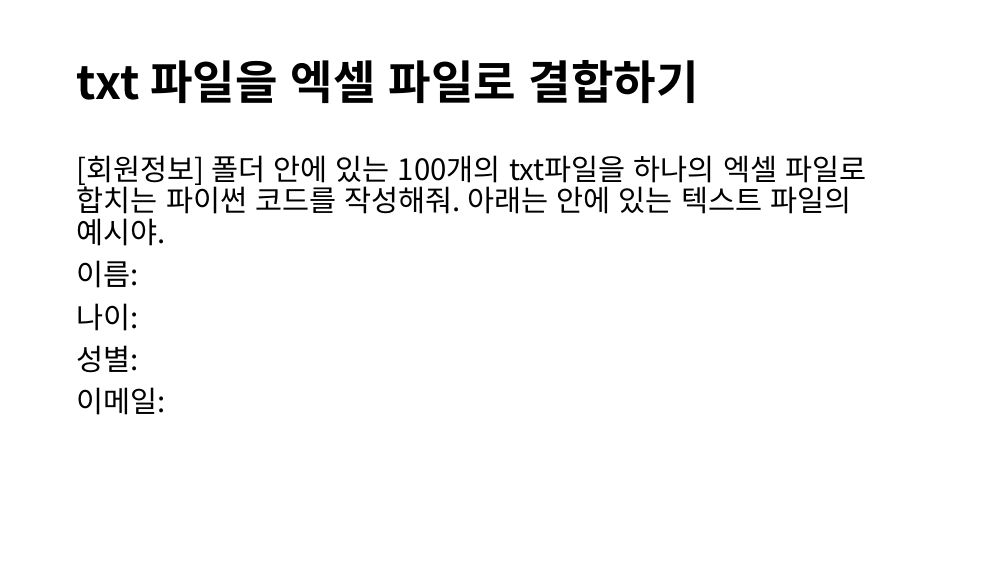
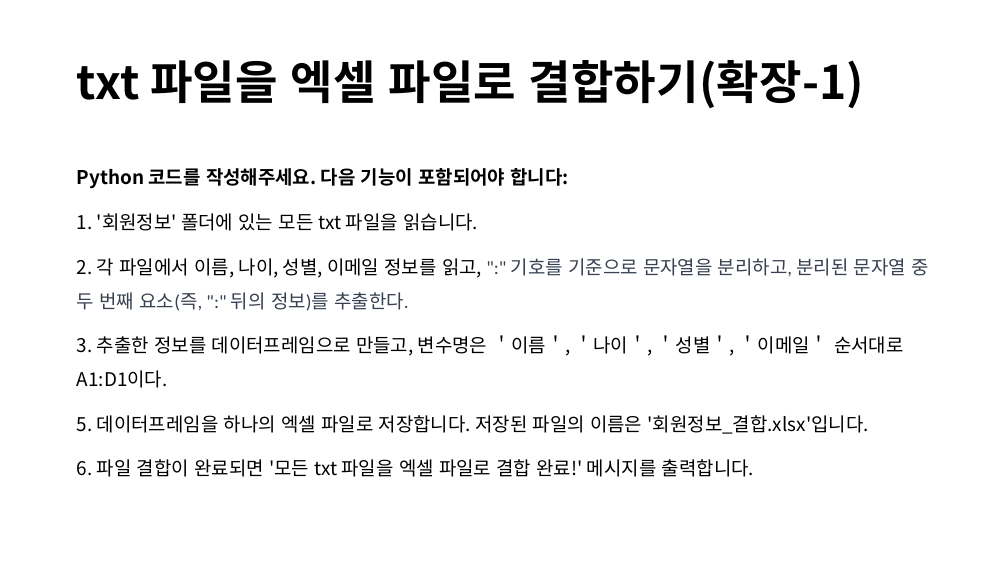
Before and after one commit to lolsaless/Python, a slide deck: slide 10 of 프롬프트 시연.pptx. Drawn at 1008x567 pixels with LibreOffice and Linux fonts; fonts in the diff are those of the drawing. Boxes give left, top, right and bottom in pixels: in the first picture for what was removed or moved away, otherwise in the second. Text is boxed around its words. In the diff, an @@ line names an element or a change of style, - is before the commit and + after.

Commit message:
작업완료

```diff
--- a/프롬프트 시연.pptx
+++ b/프롬프트 시연.pptx
@@ title at [77, 60, 864, 108]: text changed @@
-txt 파일을 엑셀 파일로 결합하기
+txt 파일을 엑셀 파일로 결합하기(확장-1)
@@ text at [77, 168, 928, 477]: text changed; size 28 to 18 pt @@
-[회원정보] 폴더 안에 있는 100개의 txt파일을 하나의 엑셀 파일로 합치는 파이썬 코드를 작성해줘. 아래는 안에 있는 텍스트 파일의 예시야.
-이름:
-나이:
-성별:
-이메일:
+Python 코드를 작성해주세요. 다음 기능이 포함되어야 합니다:
+1. '회원정보' 폴더에 있는 모든 txt 파일을 읽습니다.
+2. 각 파일에서 이름, 나이, 성별, 이메일 정보를 읽고, ":" 기호를 기준으로 문자열을 분리하고, 분리된 문자열 중 두 번째 요소(즉, ":" 뒤의 정보)를 추출한다.
+3. 추출한 정보를 데이터프레임으로 만들고, 변수명은 ＇이름＇, ＇나이＇, ＇성별＇, ＇이메일＇ 순서대로 A1:D1이다.
+5. 데이터프레임을 하나의 엑셀 파일로 저장합니다. 저장된 파일의 이름은 '회원정보_결합.xlsx'입니다.
+6. 파일 결합이 완료되면 '모든 txt 파일을 엑셀 파일로 결합 완료!' 메시지를 출력합니다.
```
Also in this commit, not shown: 8 other slides changed, 20 other files.
